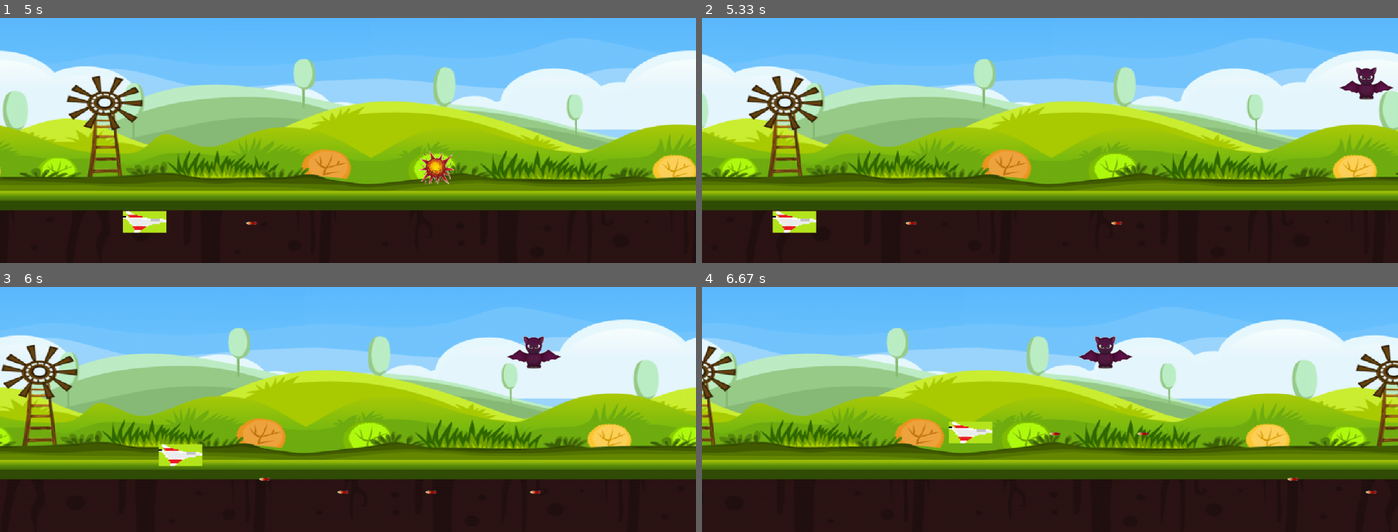
Above: before the commit, frames 1-4 (two rows, left to right).
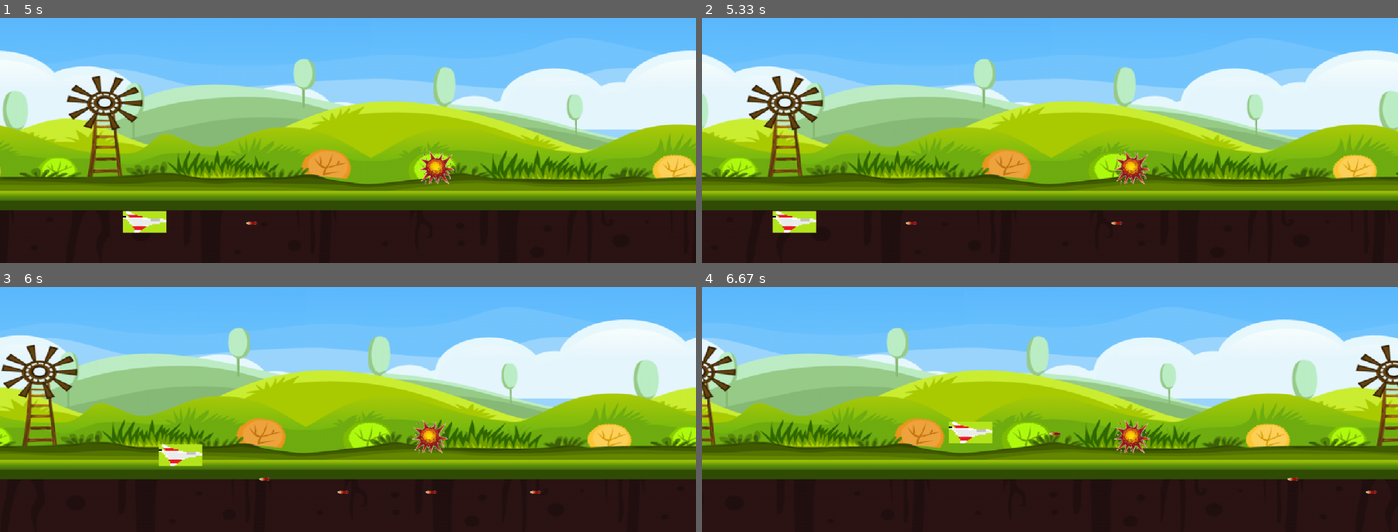
Above: after the commit, the same moments.

Repository: DJmong/Pygame
Game: pygame game, started from main.py
Two runs of this game, one before a commit and one after it. Both use one fixed random seed, a clock stepped at 60 frames per second and the inputs below.
Inputs:
- Up to frame 1 (5 s): tap Ctrl at 0.33, 0.73, 1.03, 1.23, 1.57, 1.87, 2.07, 2.37, 2.63, 2.97, 3.27, 3.4, 3.8, 4.1, 4.47, 4.87 s; hold Right 0.67-1.13 s; hold Up 1.17-1.47 s; hold Right 1.5-1.97 s; hold Left 2-2.53 s; hold Down 2.57-2.87 s; hold Left 2.9-3.3 s; hold Up 3.33-3.7 s; hold Right 3.73-4.37 s; hold Down 4.4-4.77 s; hold Left from 4.8 s (still down)
- Up to frame 2 (5.33 s): tap Ctrl at 5.17 s; release Left at 5.27 s; hold Right from 5.3 s (still down)
- Up to frame 3 (6 s): tap Ctrl at 5.37, 5.67, 5.87 s; release Right at 5.77 s; hold Up from 5.8 s (still down)
- Up to frame 4 (6.67 s): release Up at 6.1 s; hold Right 6.13-6.6 s; tap Ctrl at 6.2, 6.5 s; hold Left from 6.63 s (still down)

Frame 1 is identical in both runs. In frame 2, 0.9% of the frame differs, in the area x 59-100%, y 20-68%; in frame 3, 0.9%; in frame 4, 0.9%, in the area x 54-65%, y 20-68%.

Commit message:
Refactoring start     -. Unit class has so many Responsibility, I break it down into new class (control) 	-> This module is responsible for the unit movement sequence.

Diff:
--- a/main.py
+++ b/main.py
@@ -6,6 +6,7 @@
 from source import engine as eg
 from source import resolution as res
 from source import enemy
+from source import control as ct
 from time import sleep
 
 Color = (255, 255, 255)
@@ -152,12 +153,15 @@
             eg.drawObject(boom, (bat_x, bat_y))
 
             if boom_count > 6:
+                ct.remove_enemy(bat)
+                '''
                 eg.del_enemy(bat)
                 eg.del_unit(bat)
                 del(bat)
                 bat = enemy.Bat()
                 batDeath = False
                 boom_count = 0
+                '''
 
         if len(bullet_list) != 0:
             for bullet in bullet_list:
@@ -175,6 +179,8 @@
     global user, clock, background1, background2
     global bat, bullet, boom
 
+    pygame.init()
+    pygame.mixer.init()
     eg.start_game()
     user = ch.Player(img_user)
     user.setSize(aircraft_width, aircraft_height)
--- a/source/bgm.py
+++ b/source/bgm.py
@@ -1,4 +1,7 @@
 import pygame
+
+def init():
+    pygame.mixer.init()
 
 def playBgm(file):
     pygame.mixer.music.load(file)
@@ -11,6 +14,7 @@
     pygame.mixer.music.stop()
 
 def playSfx(file):
+    pygame.mixer.init()
     Sound = pygame.mixer.Sound(file)
     pygame.mixer.Sound.play(Sound)
 
--- /dev/null
+++ b/source/control.py
@@ -0,0 +1,17 @@
+from source import engine as eg
+from source import character as ch
+from source import enemy as en
+
+def create_enemy(key, name):
+    if(name == "Bat"):
+        unit = en.Bat()
+
+    eg.add_enemy(unit)
+    eg.add_unit(unit)
+    eg.add_draw(unit)
+
+def remove_enemy(unit):
+    eg.del_enemy(unit)
+    eg.del_unit(unit)
+    eg.del_draw(unit)
+    del(unit)
--- a/source/effect.py
+++ b/source/effect.py
@@ -4,7 +4,7 @@
 from source import bgm as bgm
 class Boom(ch.Sfx):
     def __init__(self, xy, ac):
-        super().__init__(xy, [30, 25], ac)
+        super().__init__('graphic/boom.png' ,xy, [30, 25], ac)
         self.setMaxCount(15)
         bgm.playSfx('sound/sfx.mp3')
 
--- a/source/engine.py
+++ b/source/engine.py
@@ -1,6 +1,7 @@
 import pygame
 from source import resolution as res
 
+list_draw = list()
 list_unit = list()
 list_enemy = list()
 list_bullet = list()
@@ -65,7 +66,12 @@
             return True
     return False
 
+def add_draw(object):
+    list_draw.append(object)
 
+def del_draw(object):
+    if object in list_draw:
+        list_draw.remove(object)
 
 if __name__ == '__main__':
     pass
